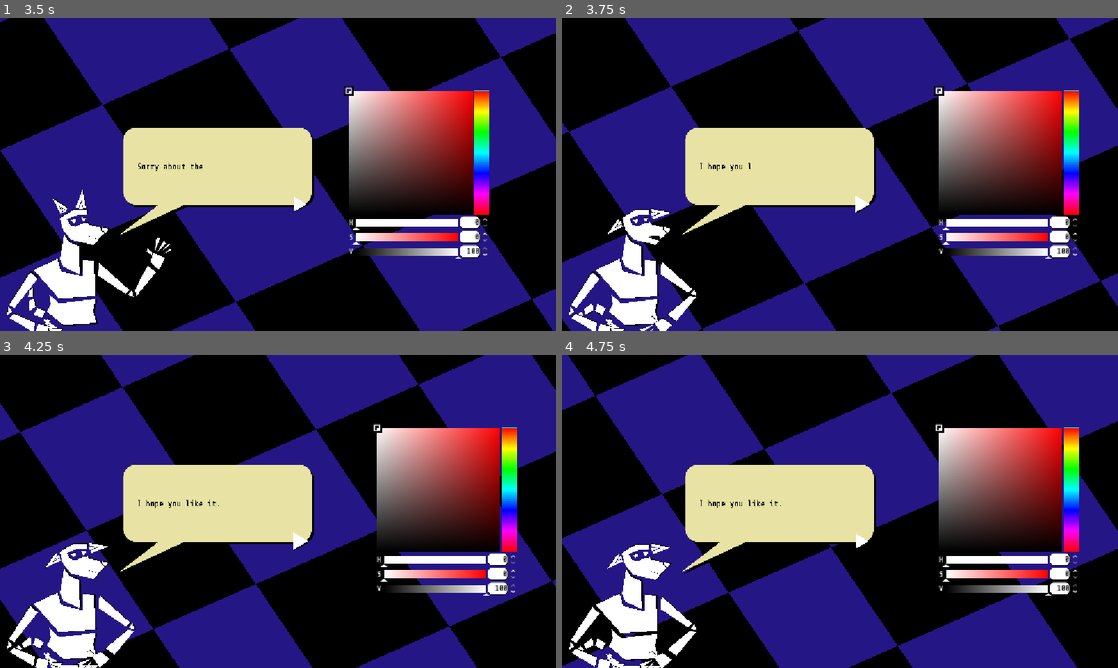
Above: before the commit, frames 1-4 (two rows, left to right).
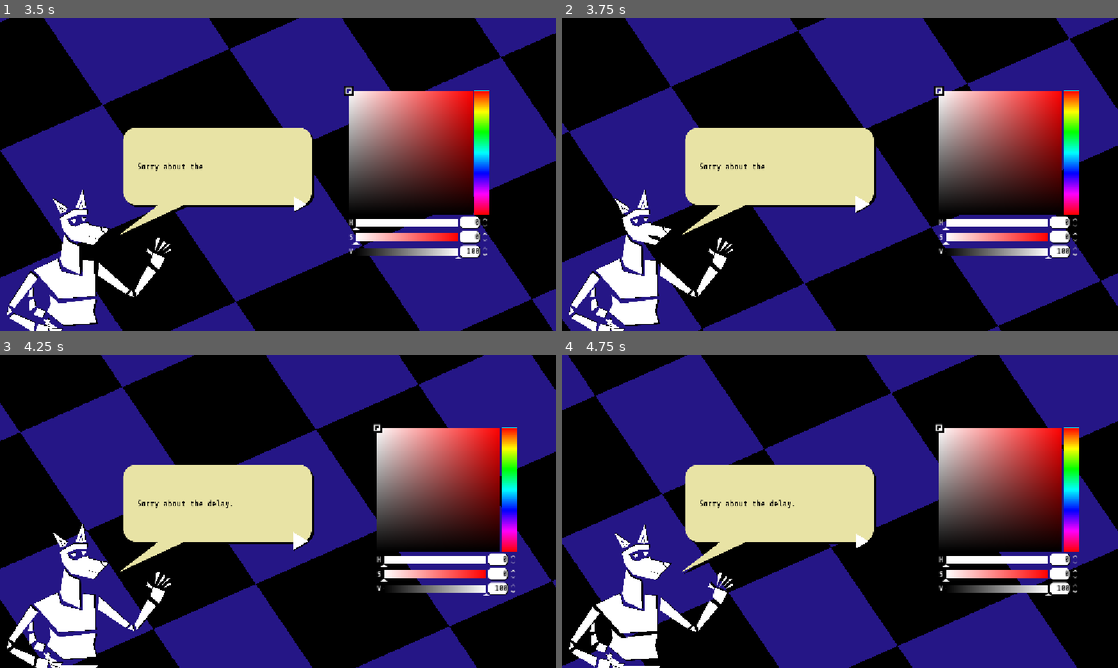
Above: after the commit, the same moments.

Repository: AlejandroCiuba/color-picker-game
Game: Godot game, scene res://scenes/levels/level.tscn
Same seed, same stepped clock (60 frames per second), same inputs: the game is played once before the commit and once after it. The project has no main scene, so this scene is started directly.
Inputs (mouse positions are in pixels of both pictures, inside the frame that each line leads up to):
- Up to frame 1 (3.5 s): click "Start" at 0.5 s; move the mouse to (400, 158) at 1.27 s; hold Right (ui_right) 1.28-2.03 s; move the mouse to (166, 190) at 2.02 s; hold Left (ui_left) 2.03-2.75 s; click (300, 190) at 2.75 s
- Up to frame 2 (3.75 s): click (862, 205) at 3.5 s
- Up to frame 3 (4.25 s): no input
- Up to frame 4 (4.75 s): move the mouse to (895, 442) at 4.27 s; hold Right (ui_right) from 4.28 s (still down)

Frame 1 is identical in both runs. In frame 2, 1.1% of the frame differs, in the area x 2-37%, y 46-100%; in frame 3, 1.1%, in the area x 2-42%, y 46-100%; in frame 4, 1.1%.

Commit message:
Fixed some bugs in the dialog system

Diff:
--- a/scenes/ents/dialog_display.gd
+++ b/scenes/ents/dialog_display.gd
@@ -68,7 +68,6 @@
 
 	## Handle in-text callbacks
 	var data: Array = _process_dialog_text(dialog.text)
-	print_debug("EMITTING: ", data)
 	text_fetched.emit(data[0], data[1])
 
 
--- a/scenes/ui/overlays/dialog_box.gd
+++ b/scenes/ui/overlays/dialog_box.gd
@@ -4,6 +4,7 @@
 signal write_finished()
 
 var finished_write: bool = true
+var dump_text: bool = false
 
 @export var dialog_id: String = ""
 @export var _word_time: float = 0.1
@@ -24,11 +25,12 @@
 		return
 
 	finished_write = false
+	dump_text = false
 	dialog.text = "".join(texts)
 	dialog.visible_characters = 0
 	for i in range(texts.size()):
 		await _process_callback(calls[i]["callback"], calls[i]["args"])
-		_tween_text(texts[i])
+		await _tween_text(texts[i])
 	finished_write = true
 	write_finished.emit()
 
@@ -43,6 +45,9 @@
 
 func _tween_text(text: String) -> void:
 	for i in text.length():
+		if dump_text:
+			dialog.visible_characters = -1
+			return
 		dialog.visible_characters += 1
 		await get_tree().create_timer(_word_time, false).timeout
 
@@ -52,6 +57,9 @@
 
 
 func _on_button_pressed() -> void:
+	if not finished_write:
+		dump_text = true
+		return
 	finished_write = true
 	write_finished.emit()
 	dialog.text = ""
--- a/tools/dialog_parser.gd
+++ b/tools/dialog_parser.gd
@@ -7,7 +7,7 @@
 var args_regex: RegEx = RegEx.create_from_string(r"\((?<args>.+)\)")
 var text_regex: RegEx = RegEx.create_from_string(r":\s(?<text>.+)$")
 
-var filename: String = "test"
+var filename: String = "game-dialog"
 var format: Dictionary = {
 	"dialog_id": "",
 	"text": "",
